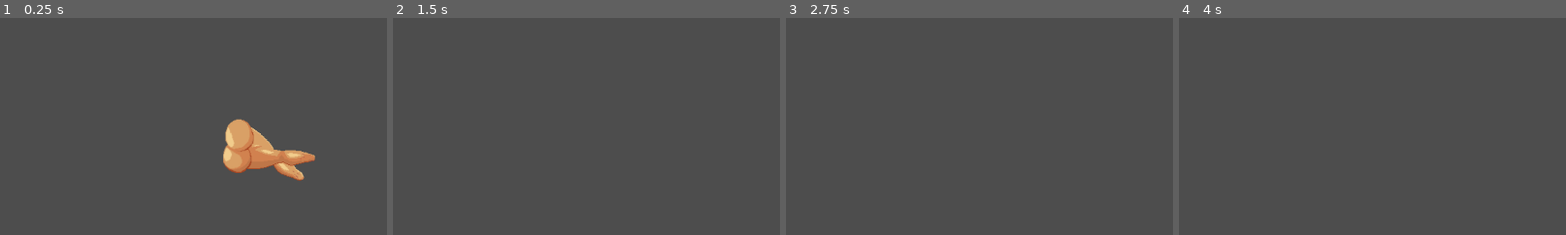
Above: before the commit, frames 1-4 (left to right).
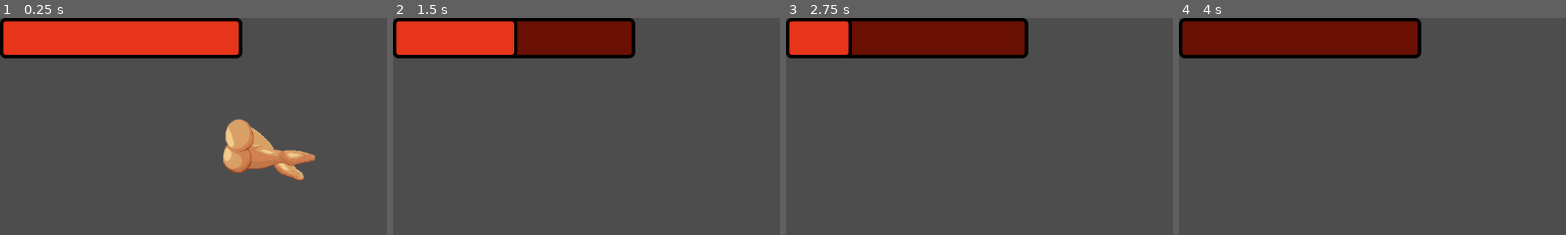
Above: after the commit, the same moments.

Repository: Mrizzi-96/s-the-game
Game: Godot game, scene res://test.tscn
Same seed, same stepped clock (60 frames per second), same inputs: the game is played once before the commit and once after it. Before the commit the project has no main scene; this scene is started directly in both runs. The engine's default icon, where the game draws it, is replaced by a stand-in: a white triangle on a blue panel in a dark square.
Inputs (mouse positions are % of the whole screen's width and height, from its top left):
- Up to frame 1 (0.25 s): no input
- Up to frame 2 (1.5 s): move the mouse to (72, 45) at 0.52 s; hold H 0.53-1.28 s; move the mouse to (30, 55) at 1.27 s; click (30, 55) at 1.35 s
- Up to frame 3 (2.75 s): tap H at 1.55, 2.3 s; tap Enter at 2 s; move the mouse to (60, 28) at 2.02 s; hold Right mouse button (switch) from 2.03 s (still down)
- Up to frame 4 (4 s): tap Space at 2.75 s; move the mouse to (45, 70) at 2.77 s; release Right mouse button (switch) at 2.78 s; tap H at 2.85 s; tap Enter at 3.5 s; move the mouse to (80, 65) at 3.52 s; hold H from 3.53 s (still down)
The pictures show only the part of the screen within x 0-50%, y 0-50%; the shares and areas given below are measured in that part.

The runs differ from the first frame. In frame 1, 12% of the frame differs, in the area x 0-63%, y 0-19%; in frame 2, 12%; in frame 3, 12%; in frame 4, 12%.

Commit message:
feat(player): add basic player health with placeholder hit input handler

Diff:
--- a/Player/player.gd
+++ b/Player/player.gd
@@ -4,14 +4,19 @@
 var max_speed = 2000
 @onready var left_leg = $Hips/Ass/LeftLeg
 @onready var right_leg = $Hips/Ass/RightLeg
-
+@export var health_bar : ProgressBar
+@export var hit_amount: int
 var active_leg
 var max_rotation_speed = 10
+var is_game_over: bool
+
 
 # Called when the node enters the scene tree for the first time.
 func _ready():
 	active_leg = right_leg
-
+	# setup to max value
+	health_bar.value = health_bar.max_value
+	is_game_over = false
 
 # Called every frame. 'delta' is the elapsed time since the previous frame.
 func _process(delta):
@@ -25,8 +30,20 @@
 		# TODO: finish implementing Act
 	elif Input.is_action_pressed("switch"):
 		toggle_active_leg()
+	# TODO: move hit logic on Area2D colliding with enemy!
+	elif Input.is_key_pressed(KEY_H):
+		if !is_game_over:
+			player_hit(hit_amount) # amount will vary based on enemy
 	return
 
 func toggle_active_leg():
 	# toggle selected leg
 	active_leg = left_leg if active_leg == right_leg else right_leg
+
+func player_hit(amount):
+	health_bar.value -= amount
+	if health_bar.value <= 0:
+		health_bar.value = 0
+		is_game_over = true
+		print("GAME_OVER!")
+		# TODO: call global game_over()!
--- a/Player/player.tscn
+++ b/Player/player.tscn
@@ -10,9 +10,35 @@
 radius = 20.0
 height = 76.0
 
-[node name="Player" type="Node2D"]
+[sub_resource type="StyleBoxFlat" id="StyleBoxFlat_747sp"]
+bg_color = Color(0.415279, 0.0663713, 0.0174634, 1)
+border_width_left = 5
+border_width_top = 5
+border_width_right = 5
+border_width_bottom = 5
+border_color = Color(0, 0, 0, 1)
+corner_radius_top_left = 8
+corner_radius_top_right = 8
+corner_radius_bottom_right = 8
+corner_radius_bottom_left = 8
+
+[sub_resource type="StyleBoxFlat" id="StyleBoxFlat_jg0ff"]
+bg_color = Color(0.905882, 0.207843, 0.101961, 1)
+border_width_left = 5
+border_width_top = 5
+border_width_right = 5
+border_width_bottom = 5
+border_color = Color(0, 0, 0, 1)
+corner_radius_top_left = 8
+corner_radius_top_right = 8
+corner_radius_bottom_right = 8
+corner_radius_bottom_left = 8
+
+[node name="Player" type="Node2D" node_paths=PackedStringArray("health_bar")]
 rotation = 0.00144899
 script = ExtResource("1_c6ce5")
+health_bar = NodePath("PlayerGUI/CanvasLayer/ProgressBar")
+hit_amount = 25
 
 [node name="Hips" type="RigidBody2D" parent="."]
 mass = 5.0
@@ -23,16 +49,32 @@
 
 [node name="RightLeg" type="Sprite2D" parent="Hips/Ass"]
 position = Vector2(2.56879, -17.8891)
-scale = Vector2(1, 1)
 texture = ExtResource("3_kfhbd")
 offset = Vector2(75.4079, 1.77608)
 
 [node name="LeftLeg" type="Sprite2D" parent="Hips/Ass"]
 position = Vector2(3.67789, 16.3653)
-scale = Vector2(1, 1)
 texture = ExtResource("4_r4vhv")
 offset = Vector2(73.3466, 0.523102)
 
 [node name="AssSprite" type="Sprite2D" parent="Hips/Ass"]
 rotation = -1.5821
 texture = ExtResource("3_v0y02")
+
+[node name="PlayerGUI" type="Control" parent="."]
+layout_mode = 3
+anchors_preset = 0
+offset_right = 40.0
+offset_bottom = 40.0
+
+[node name="CanvasLayer" type="CanvasLayer" parent="PlayerGUI"]
+
+[node name="ProgressBar" type="ProgressBar" parent="PlayerGUI/CanvasLayer"]
+custom_minimum_size = Vector2(360, 60)
+offset_right = 360.0
+offset_bottom = 60.0
+pivot_offset = Vector2(1.97231, 13.4959)
+theme_override_styles/background = SubResource("StyleBoxFlat_747sp")
+theme_override_styles/fill = SubResource("StyleBoxFlat_jg0ff")
+value = 50.0
+show_percentage = false
--- a/project.godot
+++ b/project.godot
@@ -11,6 +11,7 @@
 [application]
 
 config/name="S-the-game"
+run/main_scene="res://test.tscn"
 config/features=PackedStringArray("4.2", "GL Compatibility")
 config/icon="res://icon.svg"
 
Not shown: 1 places in Player/player.tscn that only renumber resources
